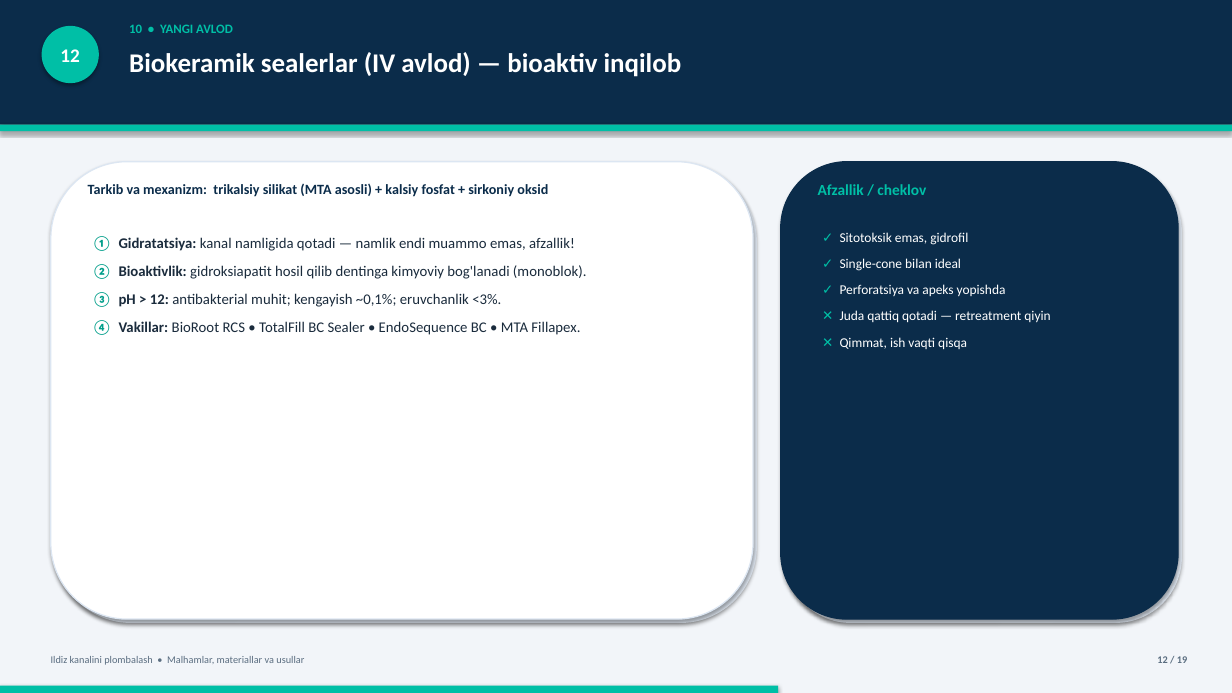
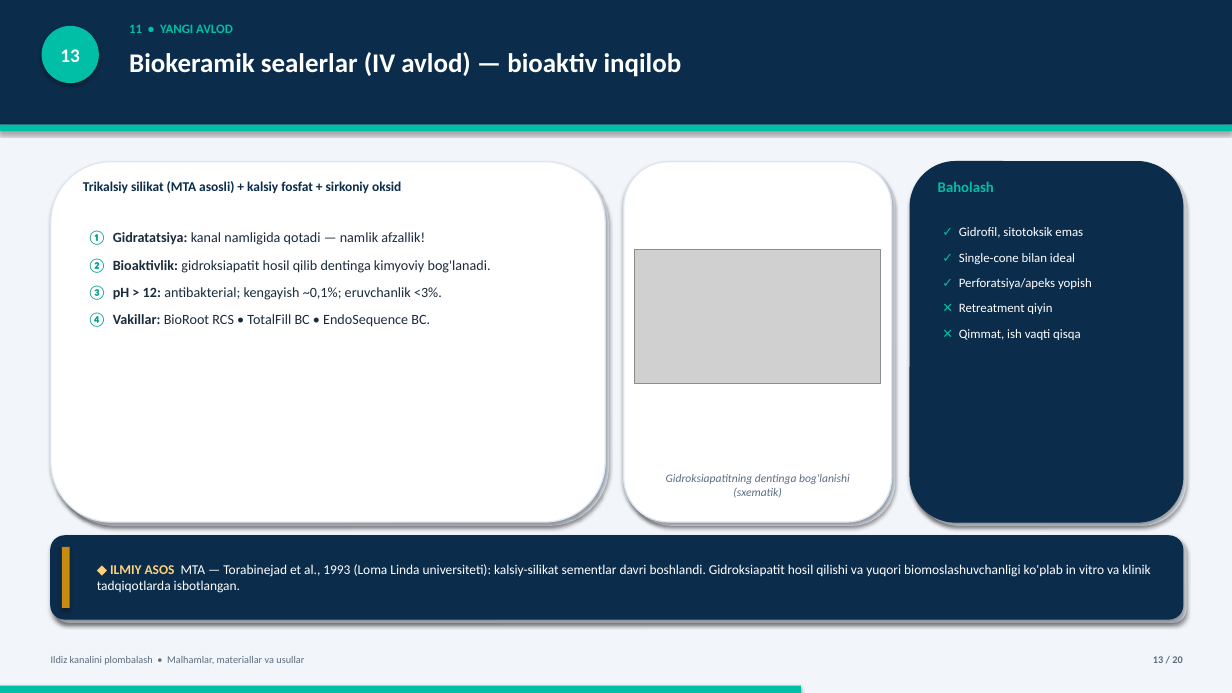
Before and after one commit to jabborovd18-collab/jdakimyo, a slide deck: slide 13 of Ildiz_kanalini_plombalash_taqdimot.pptx (slide 12 before the commit). Drawn at 1232x693 pixels with LibreOffice and Linux fonts; fonts in the diff are those of the drawing; grey boxes stand for pictures. Boxes give left, top, right and bottom in pixels: in the first picture for what was removed or moved away, otherwise in the second. Text is boxed around its words. In the diff, an @@ line names an element or a change of style, - is before the commit and + after.

Commit message:
Upgrade presentation to 20 slides: images, ISO 6876/6877, landmark evidence

```diff
--- a/Ildiz_kanalini_plombalash_taqdimot.pptx
+++ b/Ildiz_kanalini_plombalash_taqdimot.pptx
@@ text at bbox=[129, 24, 233, 33]: text changed @@
-10 • YANGI AVLOD
+11 • YANGI AVLOD
@@ text in ellipse at bbox=[60, 49, 79, 62]: text changed @@
-12
+13
@@ rounded rectangle: place and size @@
-rounded rectangle at bbox=[51, 162, 753, 619]
+rounded rectangle at bbox=[51, 162, 605, 522]
@@ rounded rectangle: place and size @@
-rounded rectangle at bbox=[55, 165, 757, 623]
+rounded rectangle at bbox=[55, 165, 609, 526]
@@ rounded rectangle: place and size @@
-rounded rectangle at bbox=[781, 162, 1178, 619]
+rounded rectangle at bbox=[624, 162, 892, 522]
@@ rounded rectangle at bbox=[624, 162, 892, 522]: fill #0B2C4A to #FFFFFF; outline #0B2C4A 1 pt to #DCE6F2 1 pt @@
@@ rounded rectangle: place and size @@
-rounded rectangle at bbox=[785, 165, 1182, 623]
+rounded rectangle at bbox=[628, 165, 896, 526]
@@ rounded rectangle added at bbox=[910, 162, 1183, 522], fill #0B2C4A, outline #0B2C4A 1 pt @@
@@ rounded rectangle added at bbox=[914, 165, 1187, 526], fill #DEE6F0 @@
@@ text at bbox=[83, 181, 401, 193]: text changed; size 11 to 10.5 pt @@
-Tarkib va mexanizm: trikalsiy silikat (MTA asosli) + kalsiy fosfat + sirkoniy oksid
+Trikalsiy silikat (MTA asosli) + kalsiy fosfat + sirkoniy oksid
@@ text removed at bbox=[818, 184, 926, 195] @@
-Afzallik / cheklov
@@ text added at bbox=[938, 181, 994, 192], 11.5 pt, text #00BFA6, bold @@
+Baholash
@@ text at bbox=[88, 230, 491, 327]: text changed; size 11.5 to 11 pt @@
-① Gidratatsiya: kanal namligida qotadi — namlik endi muammo emas, afzallik!
-② Bioaktivlik: gidroksiapatit hosil qilib dentinga kimyoviy bog'lanadi (monoblok).
-③ pH > 12: antibakterial muhit; kengayish ~0,1%; eruvchanlik <3%.
-④ Vakillar: BioRoot RCS • TotalFill BC Sealer • EndoSequence BC • MTA Fillapex.
+① Gidratatsiya: kanal namligida qotadi — namlik afzallik!
+② Bioaktivlik: gidroksiapatit hosil qilib dentinga kimyoviy bog'lanadi.
+③ pH > 12: antibakterial; kengayish ~0,1%; eruvchanlik <3%.
+④ Vakillar: BioRoot RCS • TotalFill BC • EndoSequence BC.
@@ text "✓ Gidrofil, sitotoksik emas": place and size @@
-text "✓ Gidrofil, sitotoksik emas" at bbox=[840, 232, 1050, 350]
+text "✓ Gidrofil, sitotoksik emas" at bbox=[959, 227, 1092, 340]
@@ text at bbox=[959, 227, 1083, 238]: text changed; size 10.5 to 10 pt @@
-✓ Sitotoksik emas, gidrofil
+✓ Gidrofil, sitotoksik emas
@@ picture added at bbox=[635, 250, 881, 384] @@
@@ text at bbox=[959, 253, 1081, 340]: size 10.5 to 10 pt in "✓ Single-cone bilan ideal", "✕ Qimmat, ish vaqti qisqa" @@
@@ text at bbox=[959, 278, 1092, 314]: text changed; size 10.5 to 10 pt @@
-✓ Perforatsiya va apeks yopishda
-✕ Juda qattiq qotadi — retreatment qiyin
+✓ Perforatsiya/apeks yopish
+✕ Retreatment qiyin
@@ text added at bbox=[666, 474, 850, 498], 9 pt, text #5A6D80, italic @@
+Gidroksiapatitning dentinga bog'lanishi (sxematik)
@@ rounded rectangle added at bbox=[51, 536, 1183, 619], fill #0B2C4A, outline #0B2C4A 1 pt @@
@@ rounded rectangle added at bbox=[55, 540, 1187, 623], fill #DEE6F0 @@
@@ rectangle added at bbox=[62, 547, 69, 608], fill #C98A12 @@
@@ text added at bbox=[97, 564, 1150, 593], 10.5 pt, text #FFFFFF @@
+◆ ILMIY ASOS MTA — Torabinejad et al., 1993 (Loma Linda universiteti): kalsiy-silikat sementlar davri boshlandi. Gidroksiapatit hosil qilishi va yuqori biomoslashuvchanligi ko'plab in vitro va klinik tadqiqotlarda isbotlangan.
@@ text at bbox=[1153, 656, 1182, 663]: text changed @@
-12 / 19
+13 / 20
@@ rectangle: place and size @@
-rectangle at bbox=[0, 686, 778, 693]
+rectangle at bbox=[0, 686, 801, 693]
```
Also in this commit, not shown: 17 other slides changed, 2 slides added, 1 slide removed, 11 other files.
